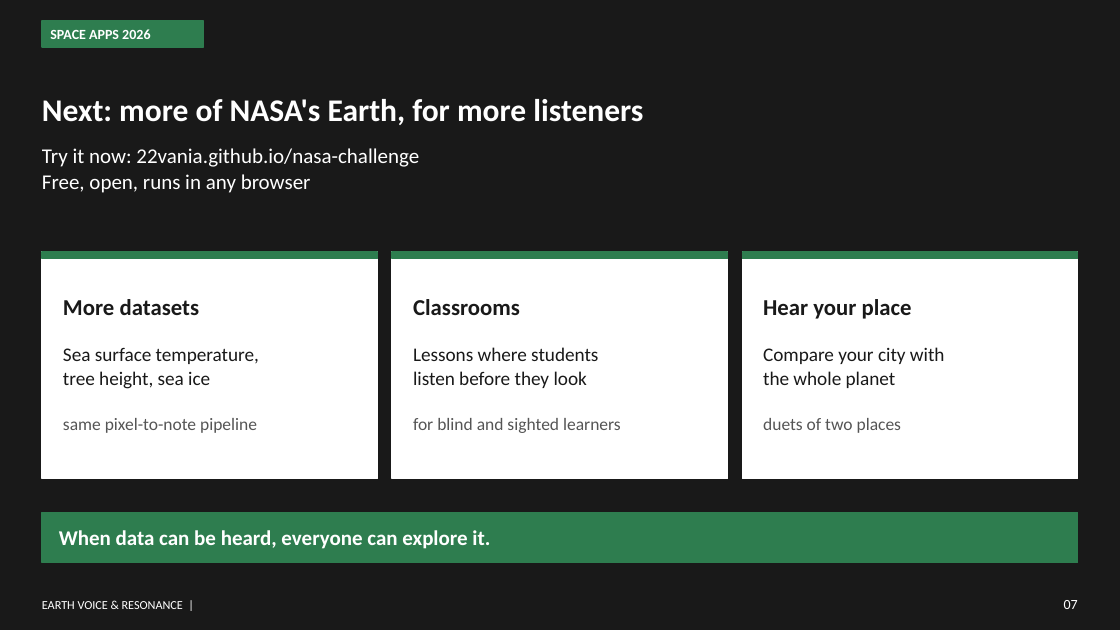
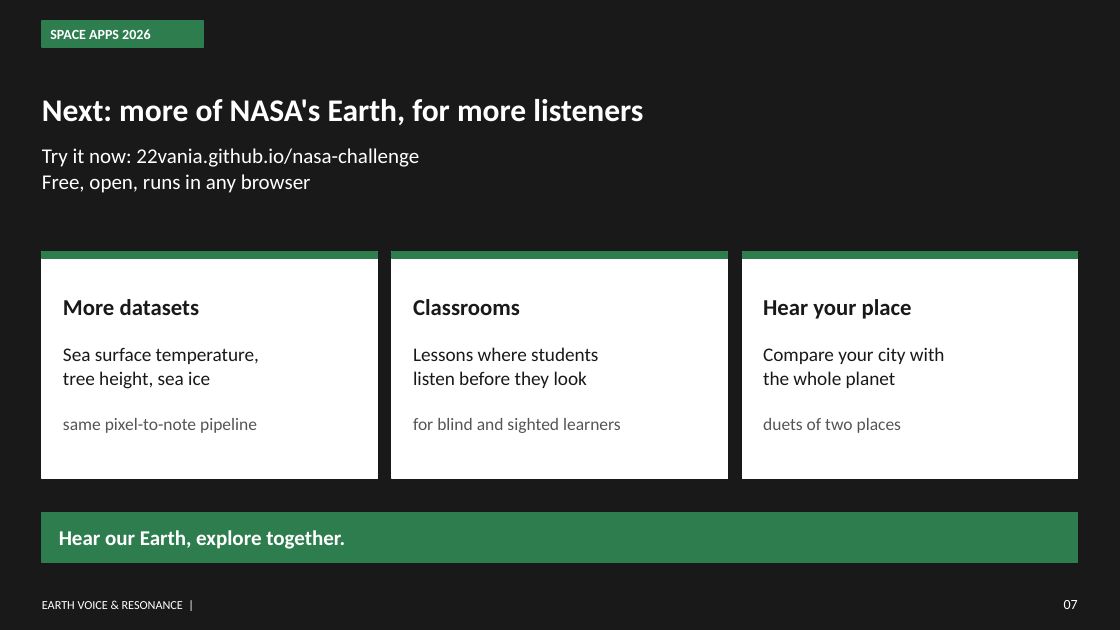
Before and after one commit to 22vania/nasa-challenge, a slide deck: slide 7 of demo/Earthtone-demo.pptx. Drawn at 1120x630 pixels with LibreOffice and Linux fonts; fonts in the diff are those of the drawing. Boxes give left, top, right and bottom in pixels: in the first picture for what was removed or moved away, otherwise in the second. Text is boxed around its words. In the diff, an @@ line names an element or a change of style, - is before the commit and + after.

```diff
--- a/demo/Earthtone-demo.pptx
+++ b/demo/Earthtone-demo.pptx
@@ text at <box>59,530,345,549</box>: text changed @@
-When data can be heard, everyone can explore it.
+Hear our Earth, explore together.
```
Also in this commit, not shown: 2 other files.
